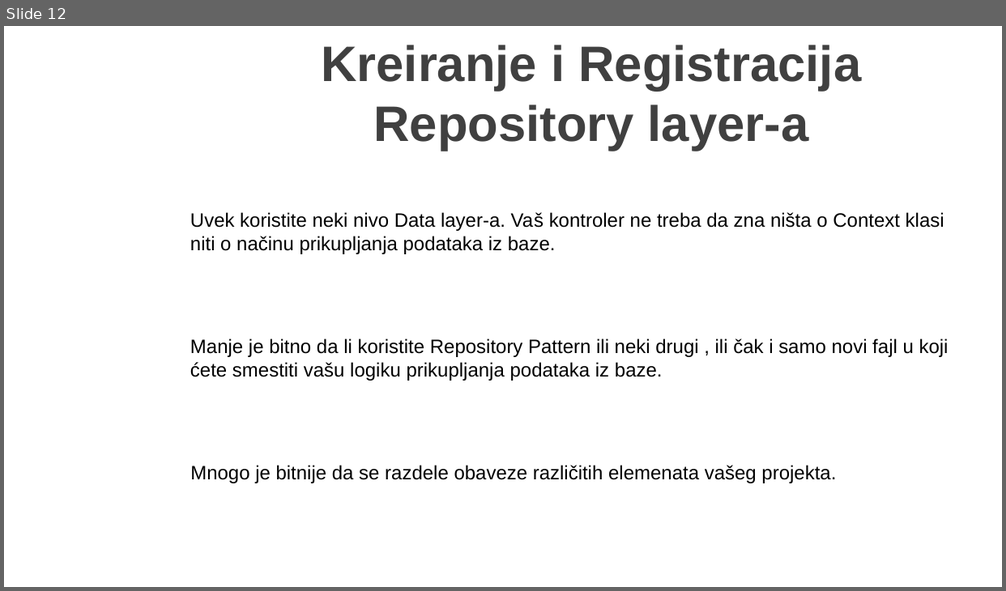
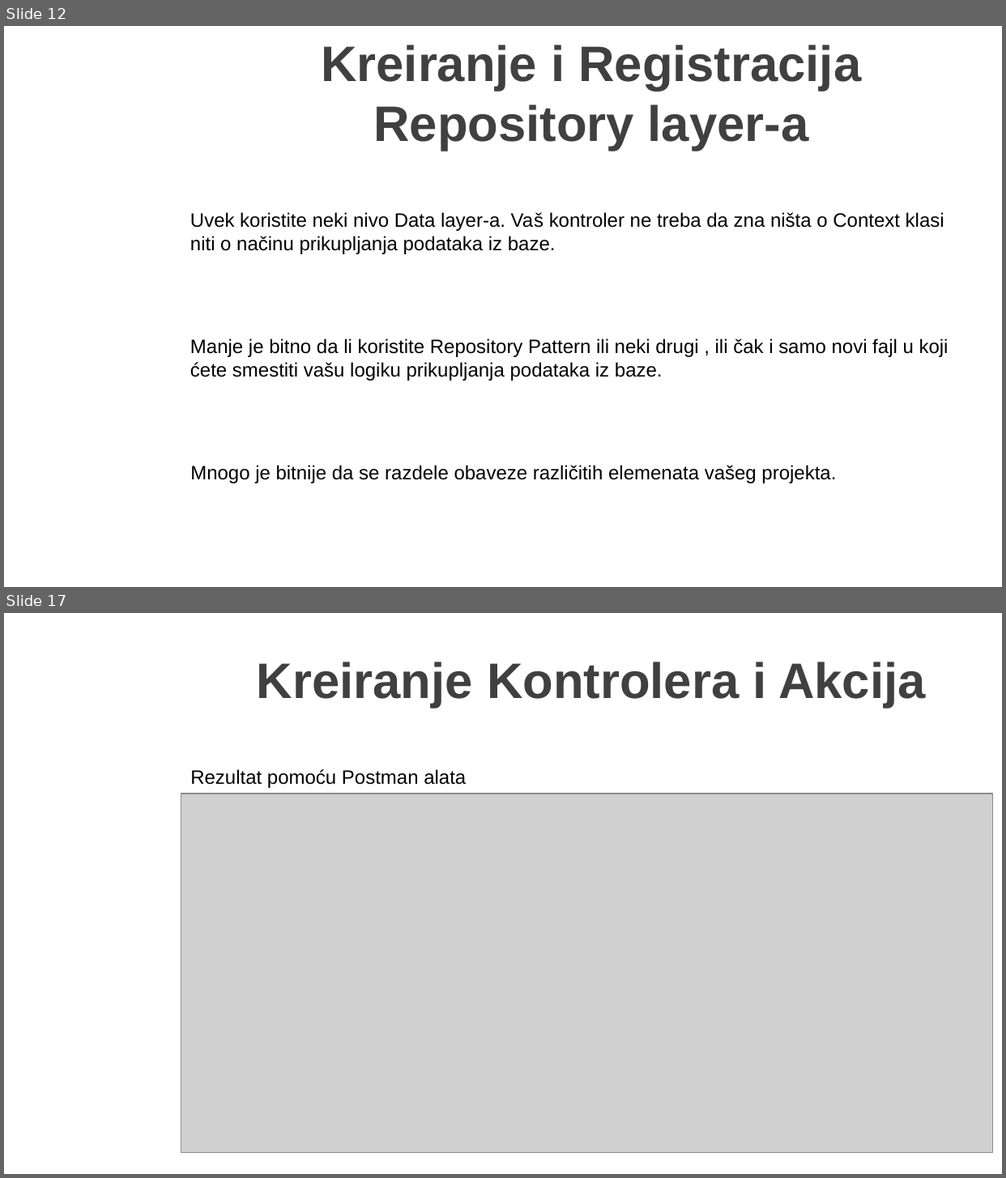
Before and after one commit to MarinkoSpasojevic/predavanje-netcore-angular, a slide deck: .NET Core i Angular Web Dev.pptx. Shown one above the other, each under a label of ours: slide 12 before the commit, slides 12 and 17 after it; the slides between them are not shown. The pictures are 1006x591 and 1006x1178 pixels, drawn with LibreOffice and Linux fonts; fonts in the diff are those of the drawing; grey boxes stand for pictures; background and template pictures are left out. Boxes give left, top, right and bottom in pixels: in the first picture for what was removed or moved away, otherwise in the second. Text is boxed around its words. In the diff, an @@ line names an element or a change of style, - is before the commit and + after.

```diff
--- a/.NET Core i Angular Web Dev.pptx
+++ b/.NET Core i Angular Web Dev.pptx
@@ slide 17 added at (4,613,1002,1174), background picture (left out) @@
@@ title added at (257,662,925,708), 36 pt, text #404040, bold @@
+Kreiranje Kontrolera i Akcija
@@ text added at (190,769,466,788), 14 pt, text #000000 @@
+Rezultat pomoću Postman alata
@@ picture added at (181,794,993,1153) @@
```
Also in this commit, not shown: 2 slides changed, 8 other slides added, 18 other files.
